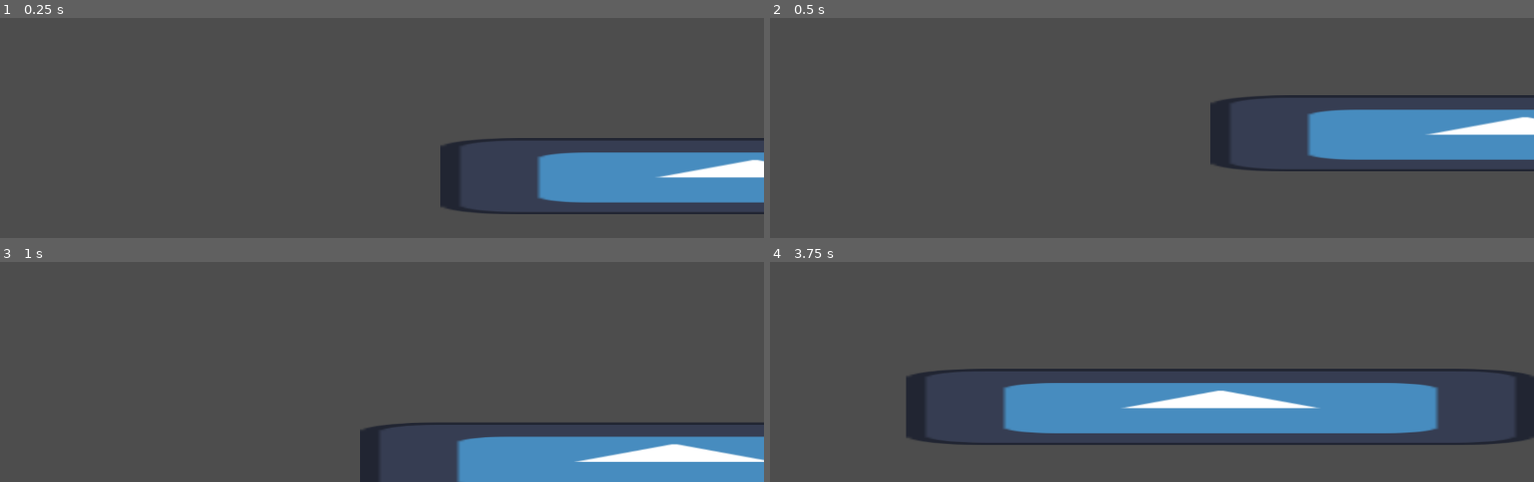
Above: before the commit, frames 1-4 (two rows, left to right).
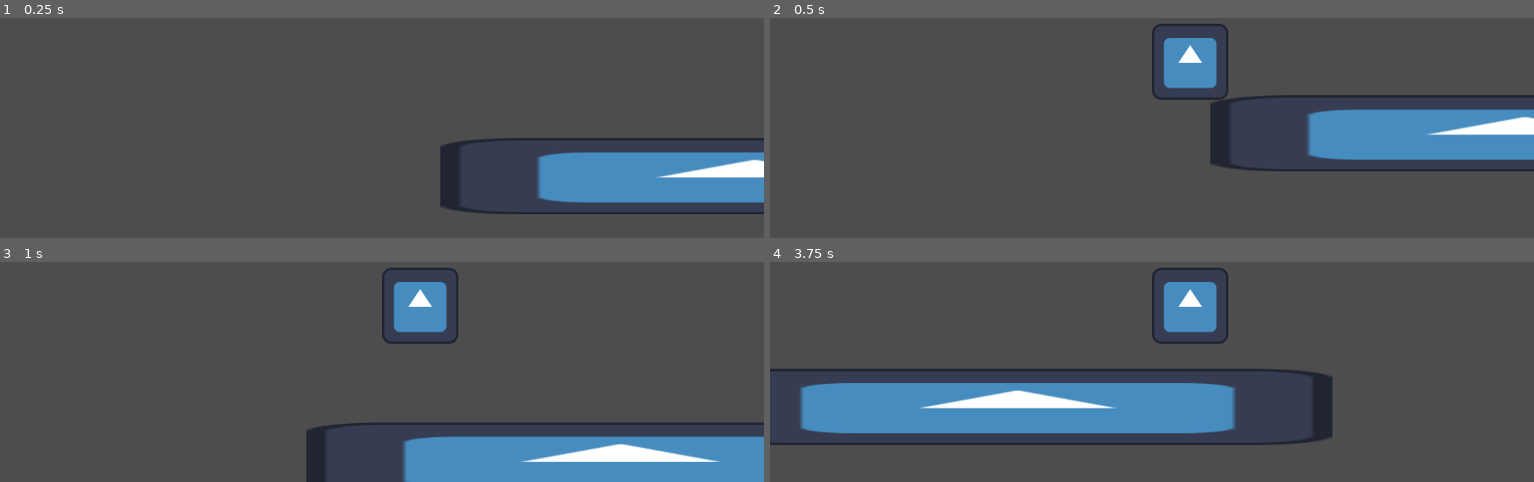
Above: after the commit, the same moments.

Repository: Yohello1/halton-hacks
Game: Godot game, scene res://world.tscn
Two runs of this game, one before a commit and one after it. Both use one fixed random seed, a clock stepped at 60 frames per second and the inputs below. The engine's default icon, where the game draws it, is replaced by a stand-in: a white triangle on a blue panel in a dark square.
Inputs:
- Up to frame 1 (0.25 s): no input
- Up to frame 2 (0.5 s): no input
- Up to frame 3 (1 s): tap Enter (ui_accept) at 0.5, 0.77 s; hold Right (ui_right) from 0.53 s (still down)
- Up to frame 4 (3.75 s): tap Enter (ui_accept) at 1.52, 3.02 s; release Right (ui_right) at 2.03 s; hold Left (ui_left) 2.03-2.78 s; hold Right (ui_right) from 2.78 s (still down)

Frame 1 is identical in both runs. In frame 2, 2.1% of the frame differs, in the area x 50-60%, y 2-38%; in frame 3, 6.2%; in frame 4, 19%, in the area x 0-100%, y 2-84%.

Commit message:
Did your dreams come true

Diff:
--- a/GodotFolder/assets/Character.gd
+++ b/GodotFolder/assets/Character.gd
@@ -1,7 +1,7 @@
 extends CharacterBody2D
 
 
-const SPEED = 300.0
+var SPEED = 300.0
 const JUMP_VELOCITY = -400.0
 const MAX_OXYGEN = 360 # 6min
 var current_oxgygen = 359
@@ -29,14 +29,32 @@
 	if is_on_floor():
 		jump_counter = 0
 
+	# shift
+	if Input.is_action_pressed("ui_down"):
+		SPEED = 150
+	else:
+		SPEED = 500
+
+
 	#Left & right
 	var direction = Input.get_axis("ui_left", "ui_right")
 	if direction:
 		velocity.x = direction * SPEED
+	elif Input.is_action_just_pressed(""):
+		velocity.x = direction
 	else:
 		velocity.x = move_toward(velocity.x, 0, 10)
 
 
 	# animation stuff
+	if Input.is_action_pressed("ui_down"):
+		$AnimatedSprite2D.play("Crouching")
+	elif is_on_floor() and velocity.x == 0:
+		$AnimatedSprite2D.play("Standing")
+	elif is_on_floor() and velocity.x != 0:
+		$AnimatedSprite2D.play("Walking")
+	elif velocity.y != 0:
+		$AnimatedSprite2D.play("jumping")
+
 
 	move_and_slide()
